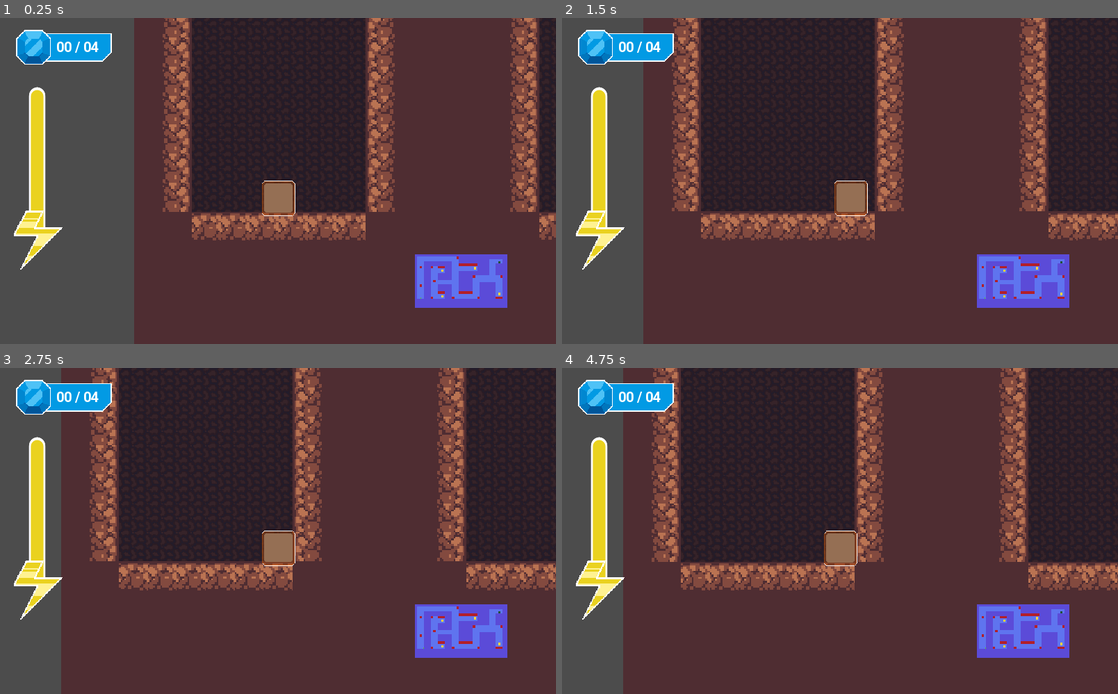
Above: before the commit, frames 1-4 (two rows, left to right).
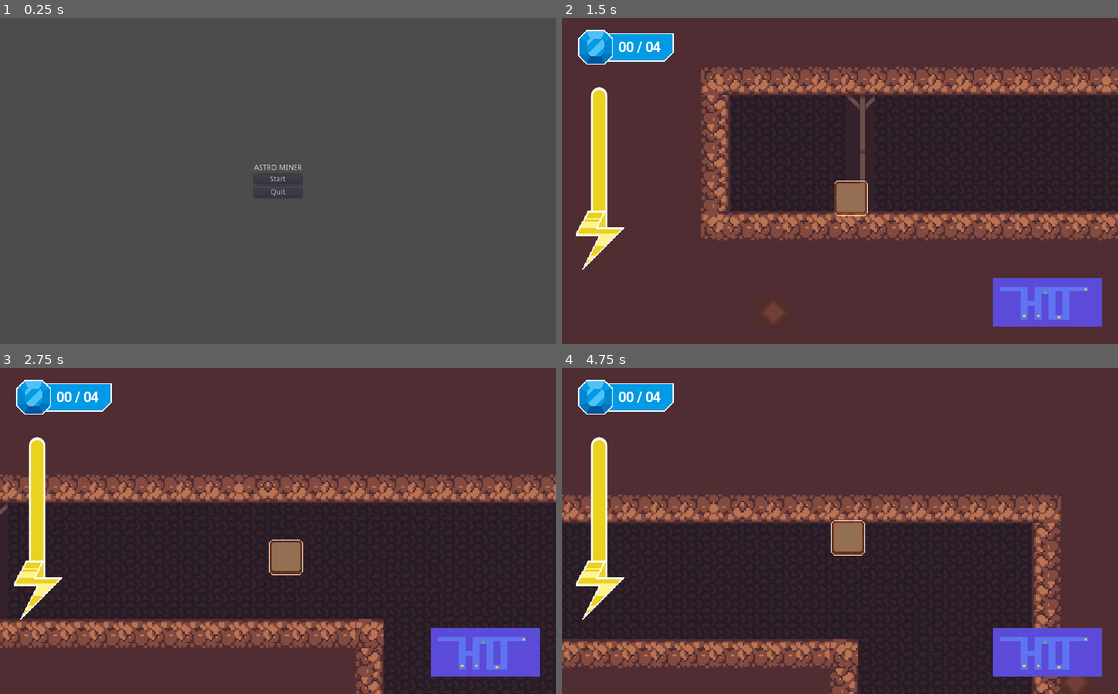
Above: after the commit, the same moments.

Repository: JPabloMF/astrominer-game
Game: Godot game, scene res://scenes/UI/StartMenu.tscn
Two runs of this game, one before a commit and one after it. Both use one fixed random seed, a clock stepped at 60 frames per second and the inputs below. Before the commit the project starts from res://scenes/worlds/dirt/World3/World3.tscn.
Inputs (mouse positions are in pixels of both pictures, inside the frame that each line leads up to):
- Up to frame 1 (0.25 s): no input
- Up to frame 2 (1.5 s): click (840, 181) at 0.5 s, where only the run after the commit has a clickable "Start"; tap Enter at 1.25 s; hold Right (ui_right) from 1.28 s (still down)
- Up to frame 3 (2.75 s): keep holding Right (ui_right); tap Z (ui_up) at 1.52, 2.27 s
- Up to frame 4 (4.75 s): release Right (ui_right) at 2.78 s; hold Left (ui_left) 2.78-3.53 s; hold Right (ui_right) from 3.53 s (still down); tap Z (ui_up) at 3.77, 4.52 s

The runs differ from the first frame. In frame 1, 79% of the frame differs, in the area x 2-100%, y 0-100%; in frame 2, 47%; in frame 3, 68%; in frame 4, 73%.

Commit message:
set start menu as initial view

Diff:
--- a/project.godot
+++ b/project.godot
@@ -16,7 +16,7 @@
 [application]
 
 config/name="Astro Miner"
-run/main_scene="res://scenes/worlds/dirt/World3/World3.tscn"
+run/main_scene="res://scenes/UI/StartMenu.tscn"
 config/icon="res://icon.png"
 
 [display]
